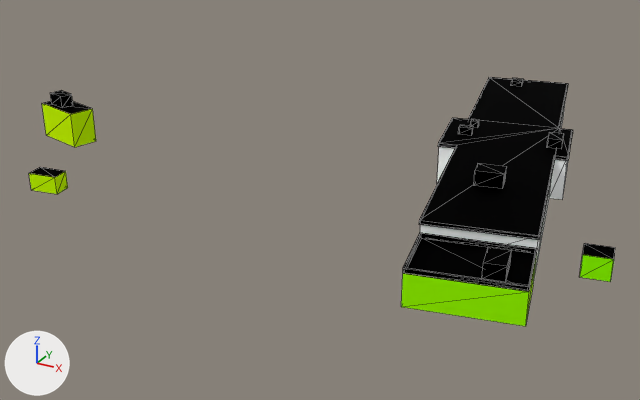
What one commit did to the glTF model web/public/assets/cities/singapore/tiles/-6_1.bld.glb.
The view is the same before and after, from a 50 mm lens placed at (-1329.5, 307.9, 74.9), pointed at (-1420.9, 474.0, -8.1). Lighting does not change. The marker at lower left points along +X, +Y and +Z. The older version comes first. Mesh edges are drawn as thin lines. Where no turn or scale is listed for an object, it has been applied to the vertices. Vertices at exactly the same position are counted once.

The older version as bpy lines, for what is in view:
```python
me_6_1 = bpy.data.meshes.new('-6_1')
me_6_1.from_pydata(...)  # 166 vertices, 216 faces; spans x -70.7..70.7, y -55.3..55.3, z -6.3..6.3
# faces by material slot: [56, 160]
me_6_1.materials.append(mat_facade)
me_6_1.materials.append(mat_roof)
# before: 48 (-47.7, -48.5, -2.4) at pixel (28, 173), 49 (-48.2, -44.7, -2.4) at pixel (40, 167), 51 (-41.1, -47.6, -2.4) at pixel (54, 177), 53 (-41.6, -43.8, -2.4) at pixel (65, 171)
ob_6_1 = bpy.data.objects.new('-6_1', me_6_1)
ob_6_1.location = (-1421.3, 481.0, 6.3)
```
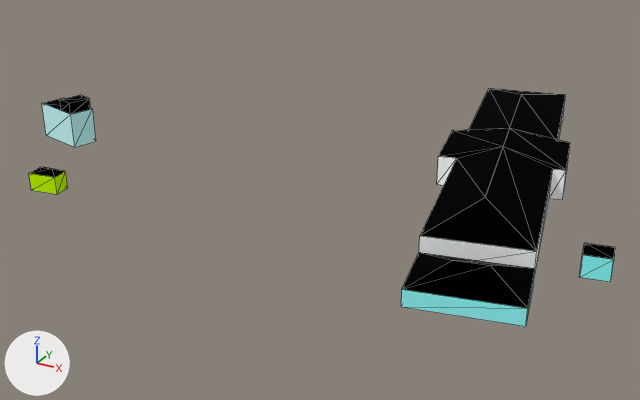
Where the newer file only moved an object's origin or applied its transform, the numbers keep the older frame.

Patch to the scene script:
```diff
--- a/web/public/assets/cities/singapore/tiles/-6_1.bld.glb.py
+++ b/web/public/assets/cities/singapore/tiles/-6_1.bld.glb.py
@@ me_6_1 @@
 # used by ob_6_1; location = (-1421.3, 481.0, 6.3)
 # verts and faces of me_6_1; kept vertices keep their numbers, new ones are numbered from 166
-me_6_1.from_pydata(...)  # 166 vertices, 216 faces; spans x -70.7..70.7, y -55.3..55.3, z -6.3..6.3
+me_6_1.from_pydata(...)  # 85 vertices, 109 faces; spans x -70.7..70.7, y -55.3..55.0, z -6.3..4.7
+# me_6_1 part 1: 9 loose pieces with 76 vertices, spanning x -68.2..62.0, y -55.3..50.5, z -2.4..6.3, are deleted
+# me_6_1 part 2
+# 36 vertices are removed from x 20.1..59.5, y -41.9..55.3, z 2.6..3.3
+# 60 faces are deleted
+# 16 vertices in x 20.3..62.0, y -55.3..55.0, z 0.0..3.3 move by (0.0, 0.0, -3.0)
+# 20 vertices are added at x 32.5..70.7, y -47.1..39.8, z -1.9..3.3
+# 34 new faces join them, mat_roof
+# me_6_1 part 3
+verts[194] = (-46.0, -46.3, -1.4)  # pixel (41, 166)
+verts[195] = (-43.3, -45.9, -1.4)  # pixel (52, 168)
+verts[196] = (-43.3, -45.9, -1.4)  # pixel (52, 168)
+faces += [(48, 194, 49), (48, 51, 195), (48, 195, 194), (51, 53, 196), (51, 195, 196), (49, 194, 53)]  # mat_roof
+faces += [(53, 194, 196)]  # mat_roof
+# me_6_1 part 4
+# 8 vertices are added at x -62.3..-57.0, y -23.9..-17.4, z 2.1..4.7
+# 10 new faces join them, mat_roof
+# me_6_1 part 5: 24 kept faces spanning x -70.7..70.7, y -55.3..-14.9, z -6.3..2.1 get new vertex colours
 me_6_1.materials.append(mat_facade)
```

Boxes (x1, y1, x2, y2) around the edits, measured in the pictures (640 x 400 px):
'-6_1', reshaped: before (29, 77, 615, 326); after (29, 88, 615, 326)
part 1 of me_6_1, deleted: before (30, 78, 564, 291)
part 2 of me_6_1, cut back: before (419, 77, 615, 259); after (402, 88, 615, 308)
part 3 of me_6_1, added: after (30, 167, 65, 177)
part 4 of me_6_1, added: after (60, 95, 91, 114)
part 5 of me_6_1, recoloured: (42, 103, 614, 326) in both
